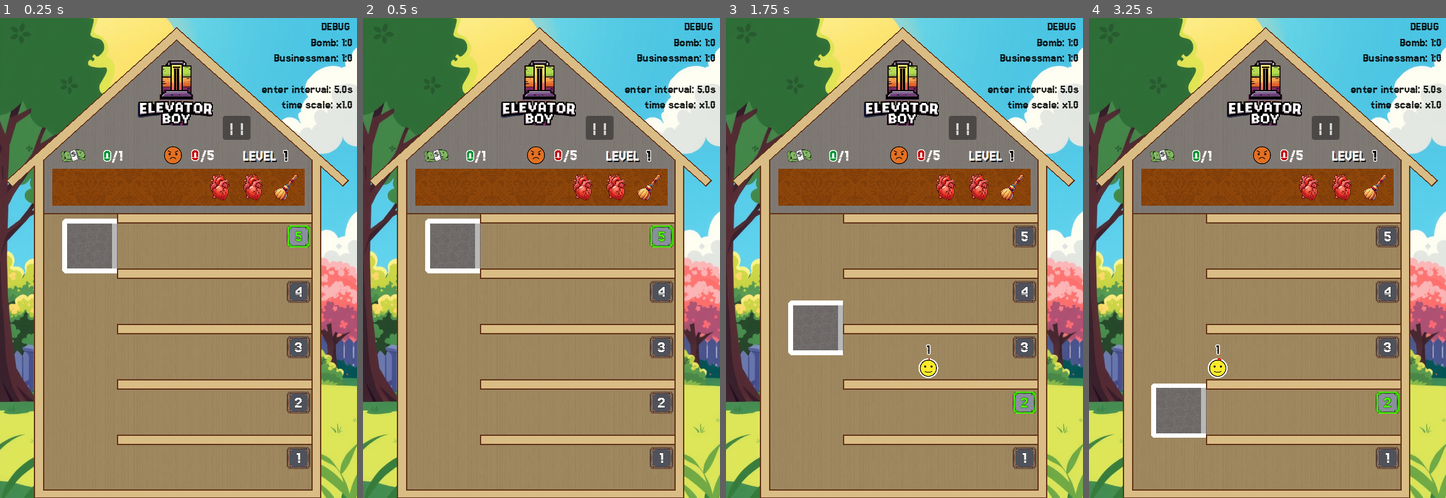
Above: before the commit, frames 1-4 (left to right).
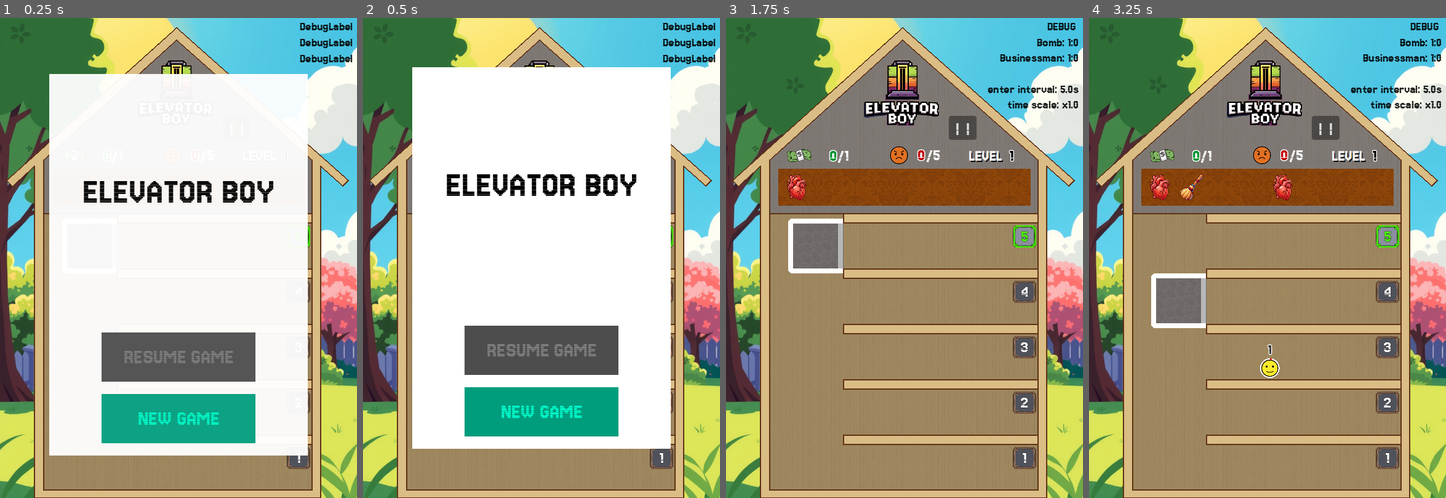
Above: after the commit, the same moments.

Repository: gilad905/elevator-boy
Game: Godot game, scene res://scenes/main.tscn
Two runs of this game, one before a commit and one after it. Both use one fixed random seed, a clock stepped at 60 frames per second and the inputs below.
Inputs (mouse positions are in pixels of both pictures, inside the frame that each line leads up to):
- Up to frame 1 (0.25 s): no input
- Up to frame 2 (0.5 s): no input
- Up to frame 3 (1.75 s): click (904, 411) at 0.5 s, where only the run after the commit has a clickable "NEW GAME"; hold Up (elevator_move_up) from 1.28 s (still down); tap Space (door_toggle) at 1.35 s
- Up to frame 4 (3.25 s): release Up (elevator_move_up) at 2.03 s; hold Down (elevator_move_down) 2.03-2.78 s; tap A (time_scale_decrease) at 2.1 s; hold Up (elevator_move_up) from 2.78 s (still down); hold Q (time_scale_increase) from 2.78 s (still down)

The runs differ from the first frame. In frame 1, 57% of the frame differs, in the area x 13-99%, y 1-92%; in frame 2, 57%, in the area x 13-99%, y 1-90%; in frame 3, 5.1%; in frame 4, 5.6%.

Commit message:
closet items flying

Diff:
--- a/scenes/items/item.tscn
+++ b/scenes/items/item.tscn
@@ -7,9 +7,8 @@
 [sub_resource type="StyleBoxEmpty" id="StyleBoxEmpty_jgeia"]
 
 [node name="Item" type="Button"]
-custom_minimum_size = Vector2(50, 50)
-offset_right = 84.0
-offset_bottom = 82.0
+offset_right = 50.0
+offset_bottom = 50.0
 size_flags_horizontal = 8
 size_flags_vertical = 4
 theme_override_colors/icon_disabled_color = Color(1, 1, 1, 1)
--- a/scenes/main.tscn
+++ b/scenes/main.tscn
@@ -15,6 +15,7 @@
 [ext_resource type="Texture2D" uid="uid://cglb4avfyikfx" path="res://assets/images/level.png" id="11_pd4if"]
 [ext_resource type="Script" uid="uid://b7y14nw2w38bu" path="res://scripts/closet.gd" id="13_ee0je"]
 [ext_resource type="Texture2D" uid="uid://dh2v6osh6msqe" path="res://assets/images/logo.png" id="13_j173s"]
+[ext_resource type="PackedScene" uid="uid://ct8epc8jjcsl1" path="res://scenes/items/item_life.tscn" id="13_jscy8"]
 [ext_resource type="Theme" uid="uid://b5g3ibj2wp6sw" path="res://resources/hud_theme.tres" id="13_mf7yv"]
 [ext_resource type="Texture2D" uid="uid://d3nwxoaqa8m7h" path="res://assets/images/emojis/angry_3.png" id="14_3f3du"]
 [ext_resource type="PackedScene" uid="uid://dvwnl8ut4fgso" path="res://scenes/debug_label.tscn" id="14_p4ui5"]
@@ -208,9 +209,12 @@
 theme_override_constants/margin_right = 5
 theme_override_constants/margin_bottom = 5
 
-[node name="Items" type="HBoxContainer" parent="Closet/MarginContainer"]
+[node name="Items" type="Control" parent="Closet/MarginContainer"]
+clip_contents = true
 layout_mode = 2
-alignment = 2
+
+[node name="Item" parent="Closet/MarginContainer/Items" instance=ExtResource("13_jscy8")]
+layout_mode = 0
 
 [node name="Elevator" type="Node2D" parent="."]
 position = Vector2(105, 330)
--- a/scripts/closet.gd
+++ b/scripts/closet.gd
@@ -1,13 +1,18 @@
 extends TextureRect
 
-const item_limit: int = 7
+const ITEM_LIMIT: int = 7
 var items: Control
 
 func _ready() -> void:
 	items = $MarginContainer/Items
+	for item in items.get_children():
+		item.queue_free()
+
+func load_from_state() -> void:
 	for item_type in State.closet:
-		var item = Item.create(item_type)
-		items.add_child(item)
+		# print("Loading item from state: ", item_type)
+		await add_item(item_type)
+	_update_state()
 
 func find_item(type: Item.Type) -> Item:
 	for item in items.get_children():
@@ -15,23 +20,38 @@
 			return item
 	return null
 
+func add_random_item() -> void:
+	assert(has_room(), name + " is full")
+	var type = Item.Type.values().pick_random()
+	add_item(type)
+	_update_state()
+	_update_item_positions()
+
+func add_item(item_type: Item.Type) -> void:
+	var item = Item.create(item_type)
+	var entrance_x = self.size.x + item.size.x
+	item.position.x = entrance_x
+	items.add_child(item)
+	await _update_item_positions()
+
 func remove_item(item: Item) -> void:
 	items.remove_child(item)
 	item.queue_free()
-	_update_global_closet()
+	_update_state()
+	_update_item_positions()
 
 func has_room() -> bool:
-	return items.get_child_count() < item_limit
+	return items.get_child_count() < ITEM_LIMIT
 
-func add_random_item() -> Item:
-	assert(has_room(), name + " is full")
-	var type = Item.Type.values().pick_random()
-	var item = Item.create(type)
-	items.add_child(item)
-	_update_global_closet()
-	return item
-
-func _update_global_closet() -> void:
+func _update_state() -> void:
 	State.closet.clear()
 	for item in items.get_children():
 		State.closet.append(item.type)
+
+func _update_item_positions() -> void:
+	var spacing = Settings.item_spacing + Settings.item_size
+	for i in range(items.get_child_count()):
+		var item = items.get_child(i)
+		var x = spacing * i
+		var end_position = Vector2(x, item.position.y)
+		await Funcs.fly_node_to(item, end_position, Settings.item_speed)
--- a/scripts/globals/funcs.gd
+++ b/scripts/globals/funcs.gd
@@ -21,3 +21,9 @@
 
 static func get_random_by_frequency(frequency: int) -> bool:
 	return frequency != 0 and (randi() % frequency == 0)
+
+static func fly_node_to(_node, _position, _speed) -> void:
+	var duration = _node.position.distance_to(_position) / _speed
+	var movement_tween = _node.create_tween()
+	movement_tween.tween_property(_node , "position", _position, duration)
+	await movement_tween.finished
--- a/scripts/globals/settings.gd
+++ b/scripts/globals/settings.gd
@@ -61,6 +61,10 @@
 const speed_span_min_sec: float = 5.0
 const speed_span_level_shift_sec: float = 5.0
 
+const item_spacing: int = 2
+const item_size: int = 50
+const item_speed: int = 600
+
 static var floor_count: int
 
 func _ready() -> void:
--- a/scripts/globals/state.gd
+++ b/scripts/globals/state.gd
@@ -5,13 +5,16 @@
 static var _default = {
 	current_level = 1,
 	# current_level = 5 if Settings.is_dev else 1,
-	closet = [Item.Type.Life, Item.Type.Life, Item.Type.Broom],
+	closet = [Item.Type.Life, Item.Type.Life],
 }
 
 static var current_level: int = _default.current_level
-static var closet: Array = _default.closet
+static var closet: Array = _default.closet.duplicate()
 
 static func _static_init() -> void:
+	if Settings.is_dev:
+		_default.closet = [Item.Type.Life, Item.Type.Broom, Item.Type.Life]
+		closet = _default.closet.duplicate()
 	_load()
 
 static func _load() -> void:
--- a/scripts/main.gd
+++ b/scripts/main.gd
@@ -5,10 +5,10 @@
 var current_span: int = 1
 
 func _ready() -> void:
-	if not Settings.is_dev:
-		var choice = await $Modal.show_menu(Settings.modal_meta.welcome)
-		if choice == "new_game":
-			State.reset()
+	# if not Settings.is_dev:
+	var choice = await $Modal.show_menu(Settings.modal_meta.welcome)
+	if choice == "new_game":
+		State.reset()
 	init_level()
 	$Debug.load_labels()
 	if not Settings.is_dev:
@@ -25,6 +25,7 @@
 		set_time_scale(false)
 
 func init_level() -> void:
+	$Closet.load_from_state()
 	span_duration = get_speed_span_duration()
 	start_enter_interval = get_start_enter_interval()
 	NPCs.update_frequencies()
--- a/scripts/npc/class_npc.gd
+++ b/scripts/npc/class_npc.gd
@@ -52,12 +52,6 @@
 	current_angle = angle
 	queue_redraw()
 
-func move_to(_position):
-	var duration = position.distance_to(_position) / Settings.npc_speed
-	movement_tween = create_tween()
-	movement_tween.tween_property(self , "position", _position, duration)
-	await movement_tween.finished
-
 func is_moving() -> bool:
 	return movement_tween and movement_tween.is_running()
 
--- a/scripts/room/class_room.gd
+++ b/scripts/room/class_room.gd
@@ -15,7 +15,7 @@
 	var _position = get_npc_position(i)
 	# if name == "Elevator":
 	# 	Funcs._print("moving %s at %s to %s" % [npc, i, _position])
-	npc.move_to(_position)
+	Funcs.fly_node_to(npc, _position, Settings.npc_speed)
 
 func update_npc_positions() -> void:
 	for npc in $NPCs.get_children():
Not shown: 1 places in scenes/main.tscn that only renumber resources
